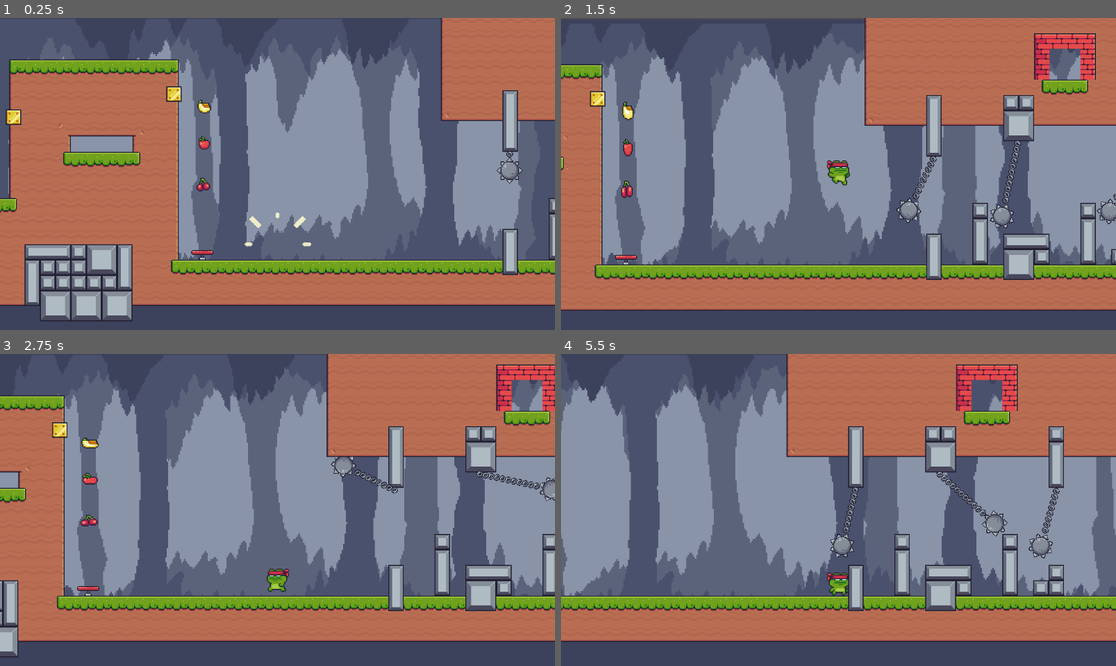
Above: before the commit, frames 1-4 (two rows, left to right).
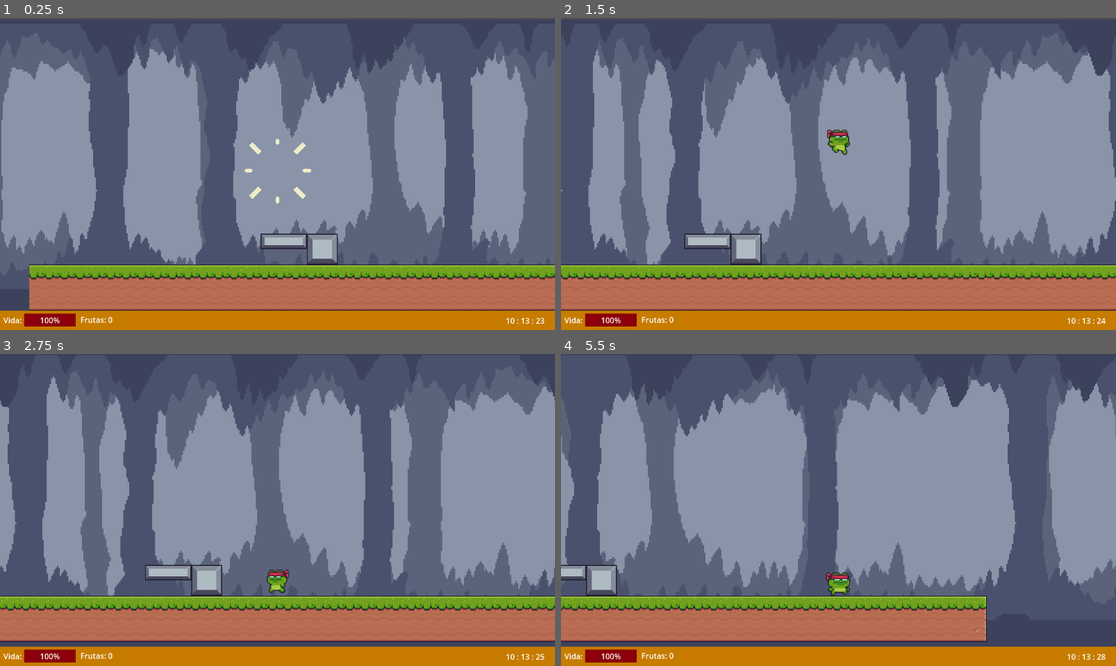
Above: after the commit, the same moments.

Repository: Jhon-mantila/ninja-frog
Game: Godot game, scene res://Scenes/Screens/screen_1.tscn
Two runs of this game, one before a commit and one after it. Both use one fixed random seed, a clock stepped at 60 frames per second and the inputs below.
Inputs:
- Up to frame 1 (0.25 s): no input
- Up to frame 2 (1.5 s): tap Enter (ui_accept) at 0.5, 0.77 s; hold Right (ui_right) from 0.53 s (still down)
- Up to frame 3 (2.75 s): tap Enter (ui_accept) at 1.52 s; release Right (ui_right) at 2.03 s; hold Left (ui_left) from 2.03 s (still down)
- Up to frame 4 (5.5 s): release Left (ui_left) at 2.78 s; hold Right (ui_right) 2.78-4.28 s; tap Enter (ui_accept) at 3.02, 3.77, 4.52 s; hold Left (ui_left) 4.28-5.03 s; hold Right (ui_right) from 5.03 s (still down)

The runs differ from the first frame. In frame 1, 53% of the frame differs, in the area x 0-100%, y 0-100%; in frame 2, 43%; in frame 3, 43%; in frame 4, 56%.

Commit message:
Agregaar  el HUD:( Mostarar la barra de vida y el conteo de frutas)

Diff:
--- a/Scenes/Characters/frog.gd
+++ b/Scenes/Characters/frog.gd
@@ -67,7 +67,6 @@
 		else: stuck_on_wall = false
 	else: stuck_on_wall = false
 
-
 	move_and_slide()
 	decide_animation()
 
@@ -116,13 +115,13 @@
 			#Salto
 			$animacionesFrog.play("jump_up")
 
-
 func collectFruit(fruitType: String):
 	var auxString = fruitType + "Points"
 	print("Recolete: ", fruitType, " variable: auxString: ", auxString, " Valor: ", GeneralRules[auxString])
 	var gainedPoint = GeneralRules[auxString]
 	fruitCount += gainedPoint
 	print("Puntos recolectados: ",fruitCount)
+
 
 func right_to_jump():
 	if had_jump:
--- /dev/null
+++ b/Scenes/Screens/player_info.gd
@@ -0,0 +1,22 @@
+extends CanvasLayer
+
+
+# Called when the node enters the scene tree for the first time.
+func _ready():
+	if get_parent().get_node("ninja_frog"):
+		$ProgressBar.value = get_parent().get_node("ninja_frog").healt
+		$FruitPointsLabel.text = "Frutas: " + str(get_parent().get_node("ninja_frog").fruitCount)
+	pass # Replace with function body.
+
+
+# Called every frame. 'delta' is the elapsed time since the previous frame.
+func _process(delta):
+	$ProgressBar.value = get_parent().get_node("ninja_frog").healt
+	$FruitPointsLabel.text = "Frutas: " + str(get_parent().get_node("ninja_frog").fruitCount)
+
+	if Time.get_time_dict_from_system().hour > 12 :
+		$Clock.text = str(Time.get_time_dict_from_system().hour - 12) + " : " + str(Time.get_time_dict_from_system().minute) + " : " + str(Time.get_time_dict_from_system().second)
+	else:
+		$Clock.text = str(Time.get_time_dict_from_system().hour) + " : " + str(Time.get_time_dict_from_system().minute) + " : " + str(Time.get_time_dict_from_system().second)
+	print(Time.get_time_dict_from_system())
+	pass
--- /dev/null
+++ b/Scenes/Screens/player_info.tscn
@@ -0,0 +1,47 @@
+[gd_scene load_steps=3 format=3 uid="uid://bfgqxheddo34b"]
+
+[ext_resource type="Script" path="res://Scenes/Screens/player_info.gd" id="1_ed0yu"]
+
+[sub_resource type="StyleBoxFlat" id="StyleBoxFlat_qdf0t"]
+bg_color = Color(0.545098, 0, 0.0392157, 1)
+
+[node name="CanvasLayer" type="CanvasLayer"]
+script = ExtResource("1_ed0yu")
+
+[node name="ColorRect" type="ColorRect" parent="."]
+offset_top = 608.0
+offset_right = 1152.0
+offset_bottom = 648.0
+size_flags_vertical = 4
+color = Color(0.780392, 0.486275, 0, 1)
+
+[node name="ProgressBar" type="ProgressBar" parent="."]
+offset_left = 50.0
+offset_top = 614.0
+offset_right = 157.0
+offset_bottom = 641.0
+size_flags_vertical = 4
+theme_override_colors/font_color = Color(0.988235, 0.988235, 0.988235, 1)
+theme_override_styles/fill = SubResource("StyleBoxFlat_qdf0t")
+step = 1.0
+rounded = true
+
+[node name="Label" type="Label" parent="ProgressBar"]
+offset_left = -43.0
+offset_top = 2.0
+offset_right = 27.0
+offset_bottom = 25.0
+text = "Vida:"
+
+[node name="FruitPointsLabel" type="Label" parent="."]
+offset_left = 167.0
+offset_top = 615.0
+offset_right = 207.0
+offset_bottom = 638.0
+text = "Frutas:"
+
+[node name="Clock" type="Label" parent="."]
+offset_left = 1050.0
+offset_top = 617.0
+offset_right = 1125.0
+offset_bottom = 640.0
--- a/Scenes/Screens/screen_1.tscn
+++ b/Scenes/Screens/screen_1.tscn
@@ -1,6 +1,7 @@
-[gd_scene load_steps=13 format=3 uid="uid://bru82jhjfot2f"]
+[gd_scene load_steps=14 format=3 uid="uid://bru82jhjfot2f"]
 
 [ext_resource type="PackedScene" uid="uid://dmk8fks2arvup" path="res://Scenes/Characters/frog.tscn" id="1_q64h8"]
+[ext_resource type="PackedScene" uid="uid://bfgqxheddo34b" path="res://Scenes/Screens/player_info.tscn" id="1_rshbr"]
 [ext_resource type="PackedScene" uid="uid://d0m5f2jwrd8n2" path="res://Scenes/Backgrounds/parallax_background_1.tscn" id="2_m0hyg"]
 [ext_resource type="PackedScene" uid="uid://bg75ne1r5trhv" path="res://Scenes/Enviroments/escenario_1.tscn" id="3_hw1w0"]
 [ext_resource type="PackedScene" uid="uid://blk5bb48i6ugo" path="res://Scenes/Enviroments/moving_platform_1.tscn" id="4_sl0ud"]
@@ -55,8 +56,10 @@
 
 [node name="Node2D" type="Node2D"]
 
+[node name="CanvasLayer" parent="." instance=ExtResource("1_rshbr")]
+
 [node name="ninja_frog" parent="." instance=ExtResource("1_q64h8")]
-position = Vector2(2797, 472)
+position = Vector2(483, 284)
 
 [node name="ParallaxBackground" parent="." instance=ExtResource("2_m0hyg")]
 
